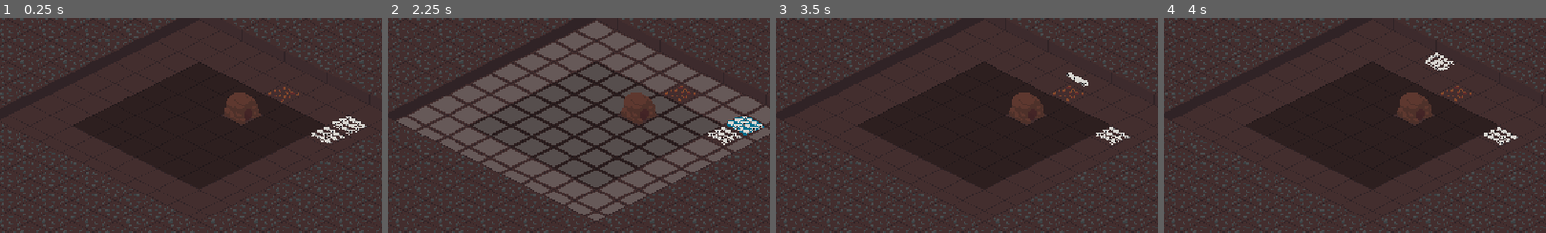
Above: before the commit, frames 1-4 (left to right).
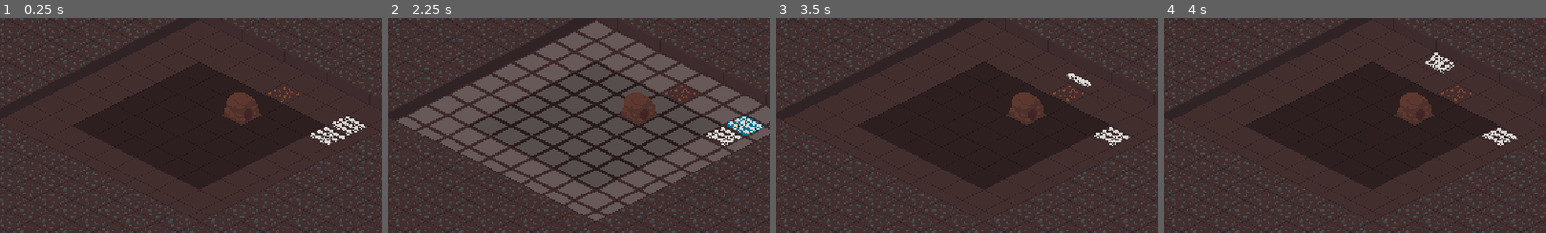
Above: after the commit, the same moments.

Repository: LogCheung/Critterking
Game: Godot game, scene res://World/Scenes/world.tscn
Two runs of this game, one before a commit and one after it. Both use one fixed random seed, a clock stepped at 60 frames per second and the inputs below.
Inputs (mouse positions are % of the whole screen's width and height, from its top left):
- Up to frame 1 (0.25 s): no input
- Up to frame 2 (2.25 s): tap Enter at 0.5 s; move the mouse to (67, 46) at 0.52 s; press the mouse at (67, 46) at 0.53 s; move the mouse to (69, 43) at 1.27 s; release the mouse at (69, 43) at 1.28 s; tap S (camera_move_down) at 1.35 s; click (69, 43) at 1.55 s; tap Space at 2 s; move the mouse to (60, 28) at 2.02 s; hold A (camera_move_left) from 2.03 s (still down)
- Up to frame 3 (3.5 s): click (60, 28) at 2.3 s; move the mouse to (45, 70) at 2.77 s; release A (camera_move_left) at 2.78 s; tap D (camera_move_right) at 2.85 s; click (45, 70) at 3.05 s
- Up to frame 4 (4 s): tap Enter at 3.5 s; move the mouse to (80, 65) at 3.52 s; hold W (camera_move_up) from 3.53 s (still down); click (80, 65) at 3.8 s
The pictures show only the part of the screen within x 24-74%, y 18-68%; the shares and areas given below are measured in that part.

The runs differ from the first frame. In frame 1, 0.3% of the frame differs, in the area x 81-96%, y 45-60%; in frame 2, 0.4%, in the area x 83-98%, y 45-60%; in frame 3, 0.2%; in frame 4, 0.4%.

Commit message:
more classes for enemy foundation
abstraction od
ooooooooop

Diff:
--- a/minibadkings/TileMap/Scripts/tile_world.gd
+++ b/minibadkings/TileMap/Scripts/tile_world.gd
@@ -25,7 +25,7 @@
 
 	# get where the units are
 	unit_groups = get_tree().get_first_node_in_group("GROUPSNODE").get_children()
-	for group : UnitGroup in unit_groups:
+	for group : AllyGroup in unit_groups:
 		unit_tiles.append(group.tile)
 
 	var navCells : Array = ground.get_used_cells_by_id(0,Vector2(0,0),0)
--- a/minibadkings/Units/Scenes/unit.tscn
+++ b/minibadkings/Units/Scenes/unit.tscn
@@ -1,7 +1,7 @@
 [gd_scene load_steps=17 format=3 uid="uid://dkqw1dmj0wkgb"]
 
 [ext_resource type="PackedScene" uid="uid://ddc6mf0gqftb" path="res://Units/Scenes/hit_box.tscn" id="1_pm8qt"]
-[ext_resource type="Script" uid="uid://13y7jtc01ydv" path="res://Units/Scripts/unit.gd" id="1_q458e"]
+[ext_resource type="Script" uid="uid://13y7jtc01ydv" path="res://Units/Scripts/ally.gd" id="1_q458e"]
 [ext_resource type="Material" uid="uid://blwf6yqh85bg4" path="res://Units/Shaders/unitHighlight.tres" id="1_vlxp4"]
 [ext_resource type="Texture2D" uid="uid://b5g3yuaejn6if" path="res://Units/Assets/AllyMeleeNormal.png" id="2_1ekc5"]
 [ext_resource type="Script" uid="uid://bxew2mys8y8u8" path="res://addons/utility_ai/agent/agent.gd" id="5_t35g5"]
@@ -153,6 +153,5 @@
 shape = SubResource("RectangleShape2D_yd6on")
 
 [connection signal="top_score_action_changed" from="UtilityAiAgent" to="." method="_on_utility_ai_agent_top_score_action_changed"]
-[connection signal="velocity_computed" from="NavigationAgent2D" to="." method="_on_navigation_agent_2d_velocity_computed"]
 
 [editable path="HitBox"]
--- /dev/null
+++ b/minibadkings/Units/Scripts/ally.gd
@@ -0,0 +1,43 @@
+extends Unit
+class_name Ally
+
+func _ready() -> void:
+	selected.connect(on_selected)
+	unselected.connect(on_unselected)
+
+func _process(delta: float) -> void:
+	super._process(delta)
+	handle_action(delta)
+
+func handle_action(delta) -> void:
+	match action:
+		ACTION.NONE:
+			anim.play("idle")
+
+			return
+		ACTION.FORM:
+			anim.stop()
+			nav.target_position = formation_position.global_position
+			if global_position.distance_to(nav.target_position) <= 2:
+				# precheck if it is behind something
+				is_behind_wall = true if $behindWall.has_overlapping_bodies() else false
+				if !is_behind_wall: wall_tile = null
+
+				in_formation = true
+				return
+
+	move_to(self.global_position.direction_to(nav.get_next_path_position()), delta)
+
+func on_selected() -> void:
+	sprite_2d.material = HIGHLIGHT
+func on_unselected() -> void:
+	sprite_2d.material = null
+
+func _on_utility_ai_agent_top_score_action_changed(top_action_id: Variant) -> void:
+	match top_action_id:
+		"none":
+			tileWorld.replace_transparent_walls()
+			action = ACTION.NONE
+		"form":
+			action = ACTION.FORM
+		pass
--- a/minibadkings/Units/Scripts/enemy.gd
+++ b/minibadkings/Units/Scripts/enemy.gd
@@ -1,2 +1,2 @@
-extends CharacterBody2D
+extends Unit
 class_name Enemy
--- /dev/null
+++ b/minibadkings/Units/Scripts/group.gd
@@ -0,0 +1,54 @@
+@tool
+extends Node2D
+class_name Group
+
+@export var size : int = 9
+@export var max_size : int
+@export var type : int
+@export var selected : bool = false
+@export var unitsArray : Array[Unit]
+
+@onready var tileWorld : TileWorld = get_tree().get_first_node_in_group("TILEWORLD")
+@onready var unitsNode : Node2D = get_tree().get_first_node_in_group("UNITSNODE")
+@onready var groupsNode : Node2D = get_tree().get_first_node_in_group("GROUPSNODE")
+
+var x_sep : int = -10
+var y_sep : int = 4
+var columns : int = 3
+var rows : int
+
+var tile : Vector2
+
+func create_formation(unit_type : PackedScene) -> void:
+	# clear all units and create new formation based on size
+	for child : Unit in unitsArray:
+		child.formation_position.queue_free()
+		child.queue_free()
+	unitsArray.clear()
+	# attempt to make square formation
+	rows = size / columns
+	if size % columns != 0:  rows += 1
+
+	var new_row_margin = -(x_sep)
+	var vertical_off = -12 if size <= 9 else -16
+	var last_pos : Vector2 = Vector2(new_row_margin,vertical_off)
+	for r in range(rows):
+		for c in range(columns):
+			# add unit
+			var unit : Unit = unit_type.instantiate()
+			unit.position = last_pos + Vector2(x_sep,y_sep)
+			unit.rotation -= rotation
+			unit.group = self
+			last_pos = unit.position
+			unitsNode.add_child(unit)
+			unitsArray.append(unit)
+
+			# add permanent formation position to unit
+			var formation_pos = Node2D.new()
+			formation_pos.position = unit.position
+			%PositionsNode.add_child(formation_pos)
+			unit.formation_position = formation_pos
+
+			unit.global_position += global_position # for global offset
+		last_pos += Vector2(abs(x_sep) * 2.75,-y_sep) # add margin for next row
+		last_pos -= Vector2(x_sep,y_sep) # new row margin
--- a/minibadkings/Units/Scripts/unit.gd
+++ b/minibadkings/Units/Scripts/unit.gd
@@ -13,7 +13,7 @@
 @export var damage : int = 2
 @export var speed : float = 100
 @export var formation_position : Node2D
-@export var group : UnitGroup
+@export var group : Group
 
 @onready var sprite_2d: Sprite2D = %Sprite2D
 @onready var nav: NavigationAgent2D = $NavigationAgent2D
@@ -26,10 +26,13 @@
 var path_points : Array
 
 var is_behind_wall : bool
+var wall_tile
 
 func _ready() -> void:
-	selected.connect(on_selected)
-	unselected.connect(on_unselected)
+	#selected.connect(on_selected)
+	#unselected.connect(on_unselected)
+	nav.velocity_computed.connect(_on_navigation_agent_2d_velocity_computed)
+	pass
 
 func _process(delta: float) -> void:
 	if action != ACTION.NONE:
@@ -43,30 +46,6 @@
 		in_formation = true
 	else:
 		in_formation = false
-
-	match action:
-		ACTION.NONE:
-			anim.play("idle")
-
-			return
-		ACTION.FORM:
-			anim.stop()
-			nav.target_position = formation_position.global_position
-			if global_position.distance_to(nav.target_position) <= 2:
-				# precheck if it is behind something
-				is_behind_wall = true if $behindWall.has_overlapping_bodies() else false
-				if !is_behind_wall: wall_tile = null
-
-				in_formation = true
-				return
-
-	move_to(self.global_position.direction_to(nav.get_next_path_position()), delta)
-
-
-func on_selected() -> void:
-	sprite_2d.material = HIGHLIGHT
-func on_unselected() -> void:
-	sprite_2d.material = null
 
 func move_to(direction, _delta):
 	if direction.x > 0:
@@ -83,20 +62,8 @@
 		_on_navigation_agent_2d_velocity_computed(new_velocity)
 
 	move_and_slide()
-
 func _on_navigation_agent_2d_velocity_computed(safe_velocity: Vector2) -> void:
 	velocity = safe_velocity
-
-func _on_utility_ai_agent_top_score_action_changed(top_action_id: Variant) -> void:
-	match top_action_id:
-		"none":
-			tileWorld.replace_transparent_walls()
-			action = ACTION.NONE
-		"form":
-			action = ACTION.FORM
-		pass
-
-var wall_tile # wall that it is behind
 func handle_behind_wall() -> void:
 	is_behind_wall = true if $behindWall.has_overlapping_bodies() else false
 	# not liking but looks for closest tile by going all wall tiles and makes transparent
--- a/minibadkings/Units/Scripts/unit_group.gd
+++ b/minibadkings/Units/Scripts/unit_group.gd
@@ -1,67 +1,17 @@
 @tool
-extends Node2D
-class_name UnitGroup
+extends Group
+class_name AllyGroup
 
-const UNIT = preload("res://Units/Scenes/unit.tscn")
+const UNIT : PackedScene = preload("res://Units/Scenes/unit.tscn")
 
-@export var size : int = 9
-@export var max_size : int
-@export var type : int
-@export var selected : bool = false
-@export var unitsArray : Array[Unit]
-
-@onready var tileWorld : TileWorld = get_tree().get_first_node_in_group("TILEWORLD")
-@onready var unitsNode : Node2D = get_tree().get_first_node_in_group("UNITSNODE")
-@onready var groupsNode : Node2D = get_tree().get_first_node_in_group("GROUPSNODE")
-
-var x_sep : int = -10
-var y_sep : int = 4
-var columns : int = 3
-var rows : int
-
-var tile : Vector2
 func _ready() -> void:
 	tile = tileWorld.ground.local_to_map(global_position)
-	create_formation()
-
-func create_formation() -> void:
-	# clear all units and create new formation based on size
-	for child : Unit in unitsArray:
-		child.formation_position.queue_free()
-		child.queue_free()
-	unitsArray.clear()
-	# attempt to make square formation
-	rows = size / columns
-	if size % columns != 0:  rows += 1
-
-	var new_row_margin = -(x_sep)
-	var vertical_off = -12 if size <= 9 else -17
-	var last_pos : Vector2 = Vector2(new_row_margin,vertical_off)
-	for r in range(rows):
-		for c in range(columns):
-			# add unit
-			var unit : Unit = UNIT.instantiate()
-			unit.position = last_pos + Vector2(x_sep,y_sep)
-			unit.rotation -= rotation
-			unit.group = self
-			last_pos = unit.position
-			unitsNode.add_child(unit)
-			unitsArray.append(unit)
-
-			# add permanent formation position to unit
-			var formation_pos = Node2D.new()
-			formation_pos.position = unit.position
-			%PositionsNode.add_child(formation_pos)
-			unit.formation_position = formation_pos
-
-			unit.global_position += global_position # for global offset
-		last_pos += Vector2(abs(x_sep) * 2.75,-y_sep) # add margin for next row
-		last_pos -= Vector2(x_sep,y_sep) # new row margin
+	create_formation(UNIT)
 
 var is_under_mouse : bool = false
 func _on_select_area_mouse_entered() -> void:
 	is_under_mouse = true
-	for unit : Unit in unitsArray:
+	for unit : Ally in unitsArray:
 		if unit.sprite_2d.material != null:
 			continue
 		unit.selected.emit()
@@ -69,7 +19,7 @@
 	is_under_mouse = false
 	if selected:
 		return
-	for unit : Unit in unitsArray:
+	for unit : Ally in unitsArray:
 		unit.unselected.emit()
 func _input(event: InputEvent) -> void:
 	if event.is_action_pressed("select") and selected:
Not shown, added: minibadkings/Units/Scripts/ally.gd.uid
Not shown, added: minibadkings/Units/Scripts/group.gd.uid
Not shown, changed: minibadkings/Units/Scripts/unit.gd.uid
